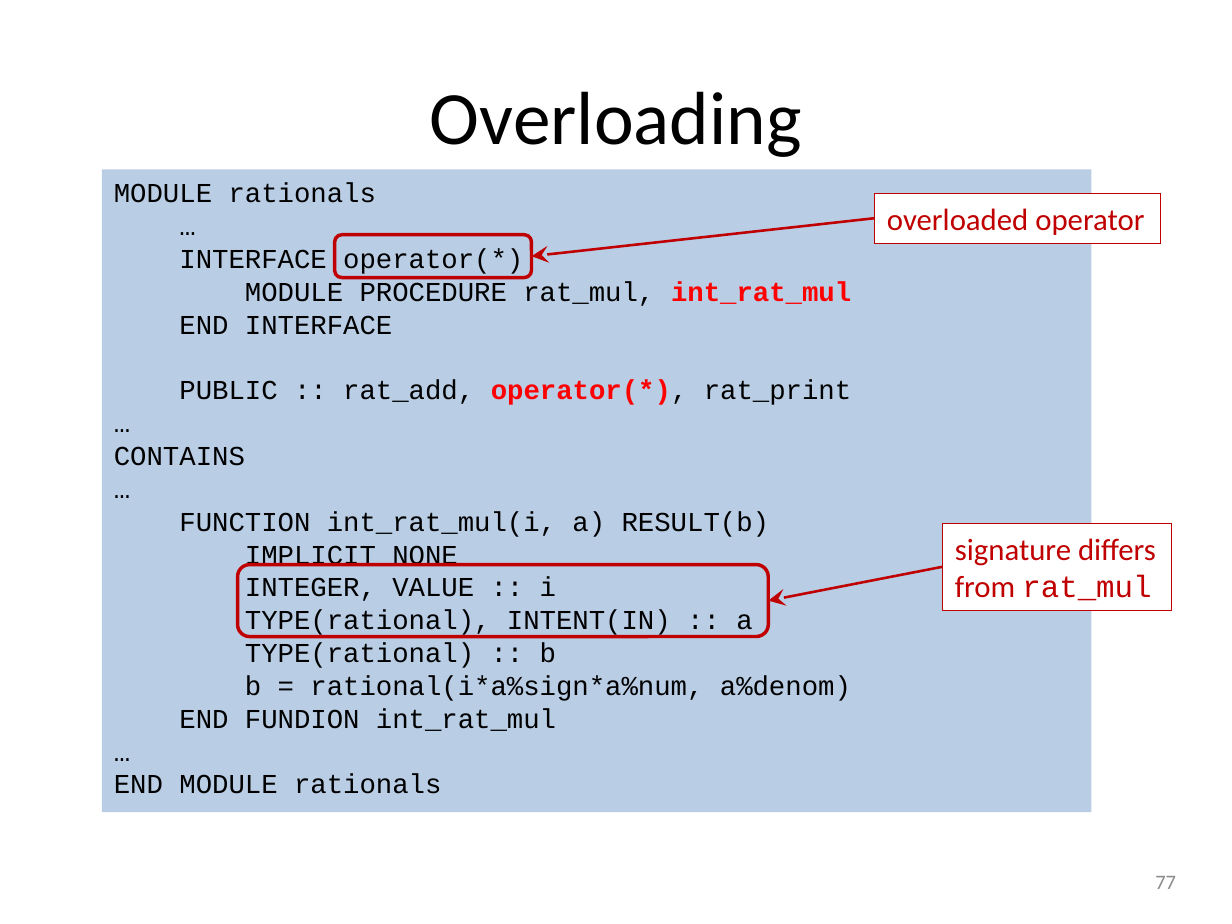
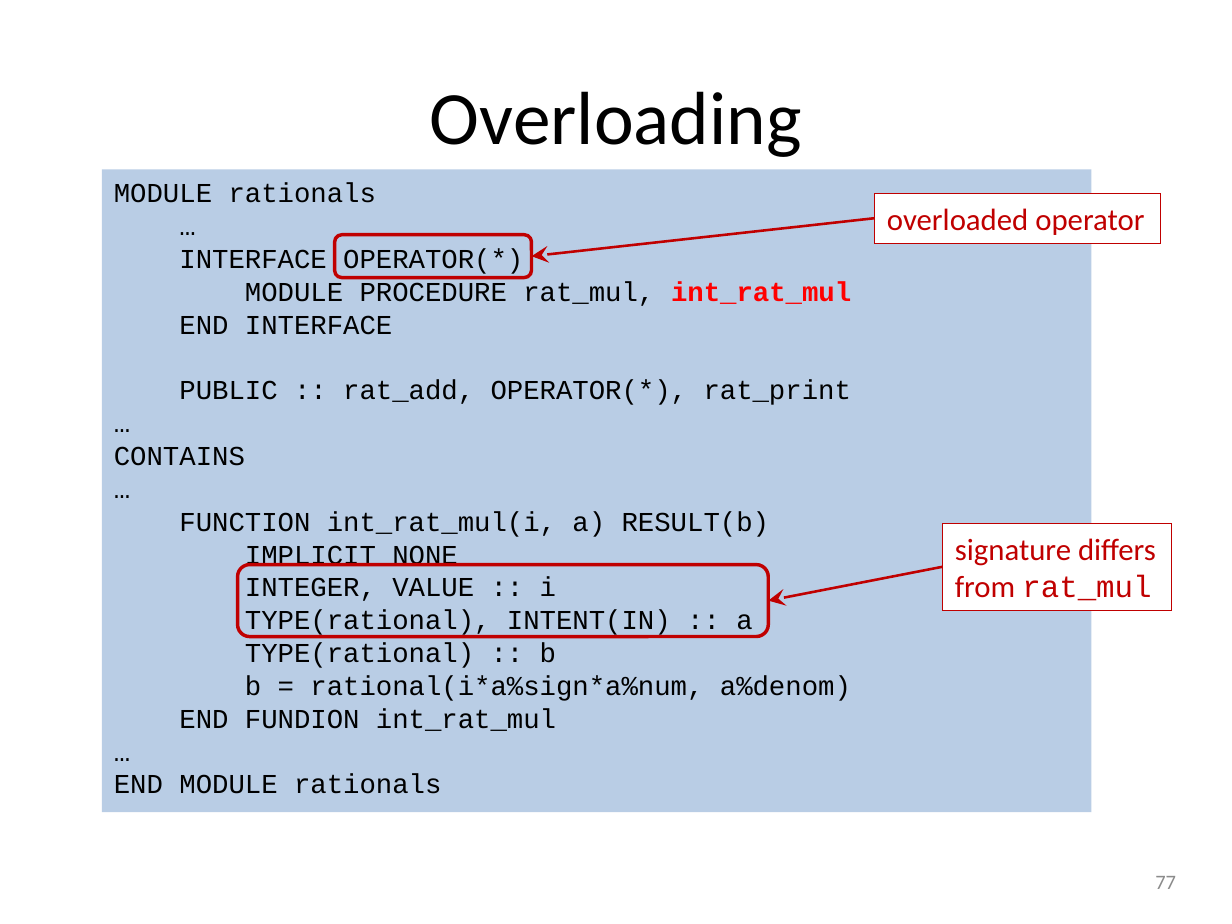
Before and after one commit to gjbex/Fortran-for-programmers, a slide deck: slide 77 of fortran_for_programmers.pptx. Drawn at 1232x924 pixels with LibreOffice and Linux fonts; fonts in the diff are those of the drawing. Boxes give left, top, right and bottom in pixels: in the first picture for what was removed or moved away, otherwise in the second. Text is boxed around its words. In the diff, an @@ line names an element or a change of style, - is before the commit and + after.

Commit message:
Update presentation

```diff
--- a/fortran_for_programmers.pptx
+++ b/fortran_for_programmers.pptx
@@ text in rectangle at <box>179,249,523,274</box>: text changed @@
-…
-INTERFACE operator(*)
+…
+INTERFACE OPERATOR(*)
@@ text in rectangle at <box>179,380,851,405</box>: text changed @@
-PUBLIC :: rat_add, operator(*), rat_print
+PUBLIC :: rat_add, OPERATOR(*), rat_print
```
Also in this commit, not shown: 5 other slides changed.
